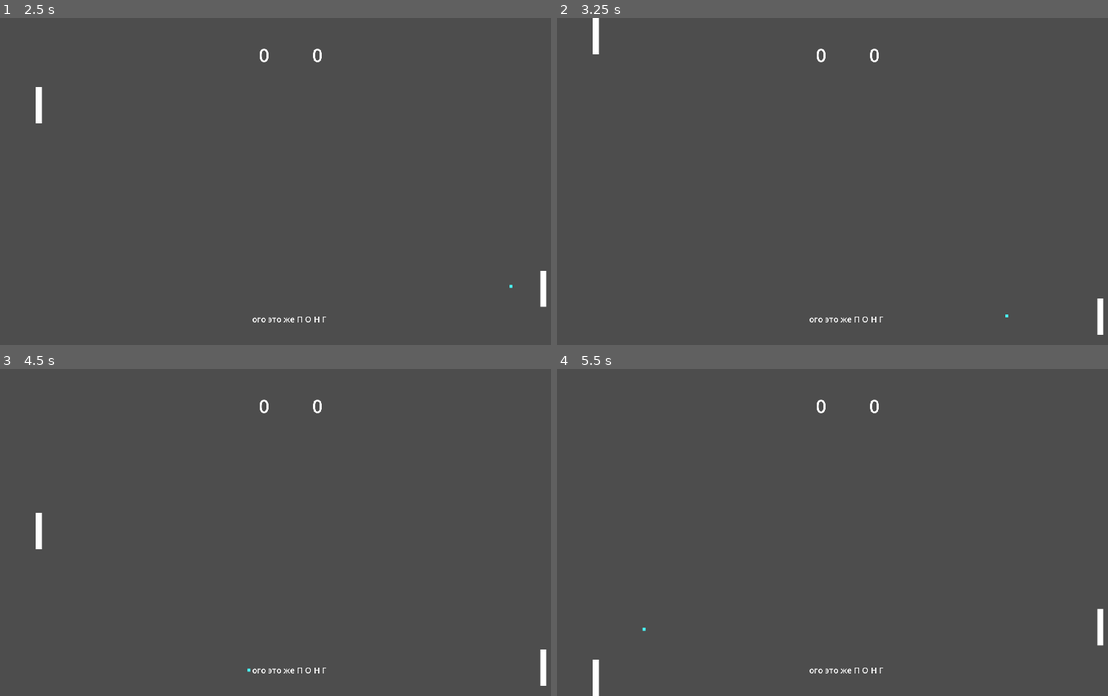
Above: before the commit, frames 1-4 (two rows, left to right).
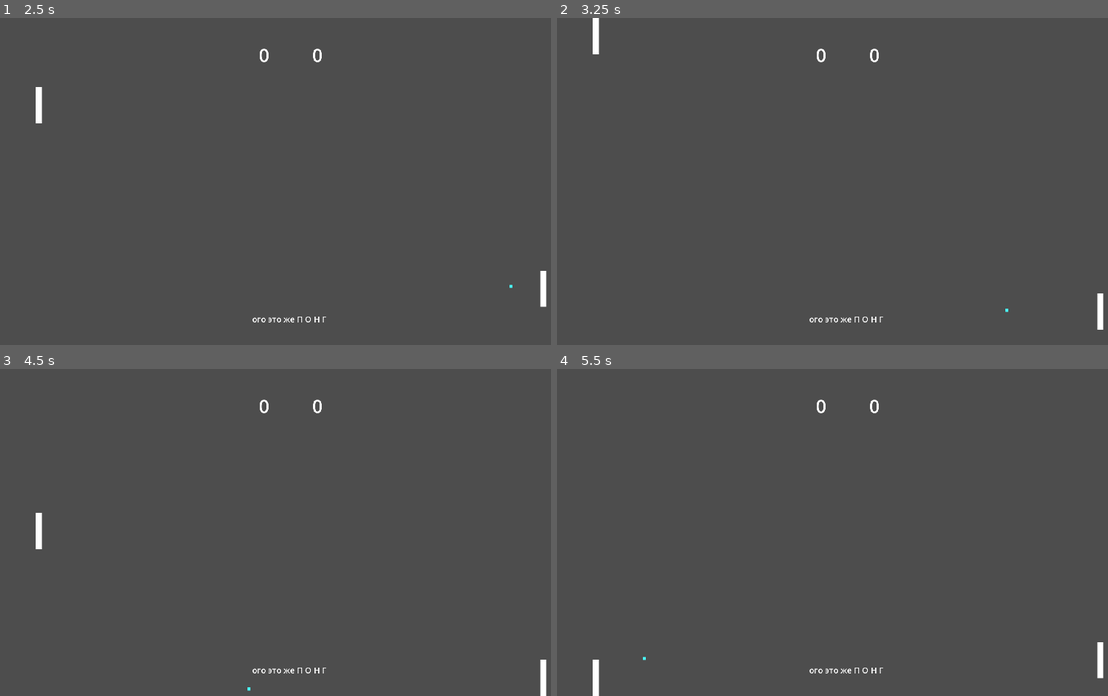
Above: after the commit, the same moments.

Repository: somichev-dev/poong
Game: Godot game, scene res://main.tscn
Two runs of this game, one before a commit and one after it. Both use one fixed random seed, a clock stepped at 60 frames per second and the inputs below.
Inputs:
- Up to frame 1 (2.5 s): tap Enter at 0.5 s; hold Up (ui_up) 0.53-1.28 s; hold Down (ui_down) 1.28-2.03 s; hold Up (ui_up) from 2.03 s (still down)
- Up to frame 2 (3.25 s): keep holding Up (ui_up)
- Up to frame 3 (4.5 s): tap Space at 3.5 s; release Up (ui_up) at 3.53 s; hold Down (ui_down) from 3.53 s (still down)
- Up to frame 4 (5.5 s): keep holding Down (ui_down)

Frame 1 is identical in both runs. In frame 2, less than 0.1% of the frame differs, in the area x 81-100%, y 84-97%; in frame 3, less than 0.1%; in frame 4, 0.3%, in the area x 15-100%, y 73-95%.

Commit message:
new reflections

Diff:
--- a/main.tscn
+++ b/main.tscn
@@ -66,7 +66,7 @@
 collision_mask = 3
 motion_mode = 1
 slide_on_ceiling = false
-wall_min_slide_angle = 1.44862
+wall_min_slide_angle = 0.0
 safe_margin = 2.538
 script = ExtResource("3_klecy")
 
--- a/scripts/Ball.gd
+++ b/scripts/Ball.gd
@@ -5,7 +5,8 @@
 const ACCEL : int = 50
 var speed : int
 var dir : Vector2
-const MAX_ANGLE_DIF = 60
+const MAX_ANGLE : float = 60
+const MAX_ANGLE_DIST : float = 40
 
 func _ready():
 	winSize = get_viewport_rect().size
@@ -29,18 +30,18 @@
 		collider = collision.get_collider()
 		if collider in [%Player1, %Player2]:
 			speed += ACCEL
-			dir = dir.bounce(collision.get_normal())
+			dir = new_direction(collider)
 		else:
 			dir = dir.bounce(collision.get_normal())
 
 func new_direction(collider):
 	print(position.y)
 	print(collider.get_position().y)
-	var dist = (position.y - collider.get_position().y)/5
+	var dist_normalized = (position.y - collider.get_position().y) / MAX_ANGLE_DIST
 	var new_dir := Vector2()
 	# determine angle
-	var angle = PI / 4 * dist - PI / 8
+	var angle = deg_to_rad(MAX_ANGLE * dist_normalized)
 	# determine vector
-	new_dir.x = cos(angle) * sign(dir.x) * -1
-	new_dir.y = sin(angle) * sign(dist)
+	new_dir.x = dir.x * -1
+	new_dir.y = sin(angle)
 	return new_dir
